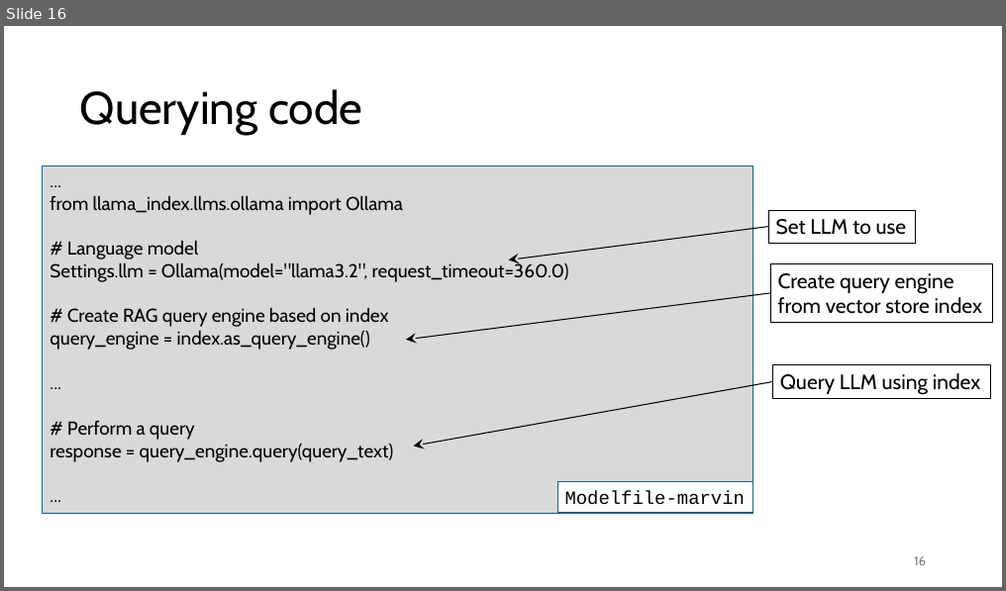
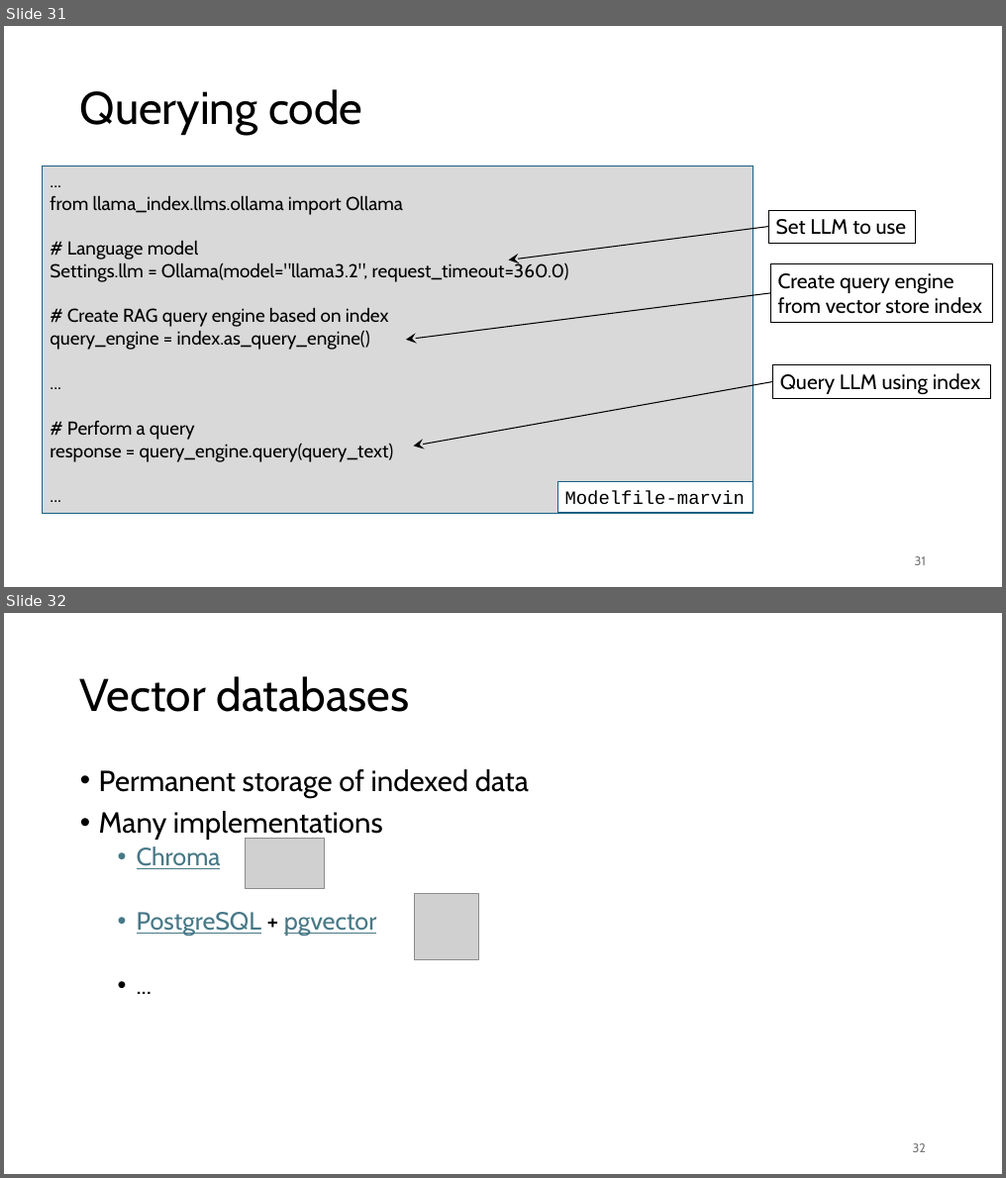
Before and after one commit to gjbex/Deploying-LLMs-locally, a slide deck: local_LLMs.pptx. Shown one above the other, each under a label of ours: slide 16 before the commit, slides 31 and 32 after it. The pictures are 1006x591 and 1006x1178 pixels, drawn with LibreOffice and Linux fonts; fonts in the diff are those of the drawing; grey boxes stand for pictures. Boxes give left, top, right and bottom in pixels: in the first picture for what was removed or moved away, otherwise in the second. Text is boxed around its words. In the diff, an @@ line names an element or a change of style, - is before the commit and + after.

```diff
--- a/local_LLMs.pptx
+++ b/local_LLMs.pptx
@@ slide 32 added at (4, 613, 1002, 1174), background #FFFFFF @@
@@ title added at (80, 676, 409, 712), 44 pt, text #000000 @@
+Vector databases
@@ text added at (99, 769, 529, 936), 28 pt, text #000000 @@
+• Permanent storage of indexed data
+• Many implementations
+  • Chroma
+  • PostgreSQL + pgvector
+  • ...
@@ picture added at (245, 838, 324, 888) @@
@@ picture added at (414, 894, 478, 960) @@
@@ page number added at (913, 1144, 926, 1153), 12 pt, text #797979 @@
+32
@@ what was slide 16 is now slide 31 @@
@@ page number at (915, 557, 926, 566): text changed @@
-16
+31
```
Also in this commit, not shown: 4 slides changed, 7 other slides added.
